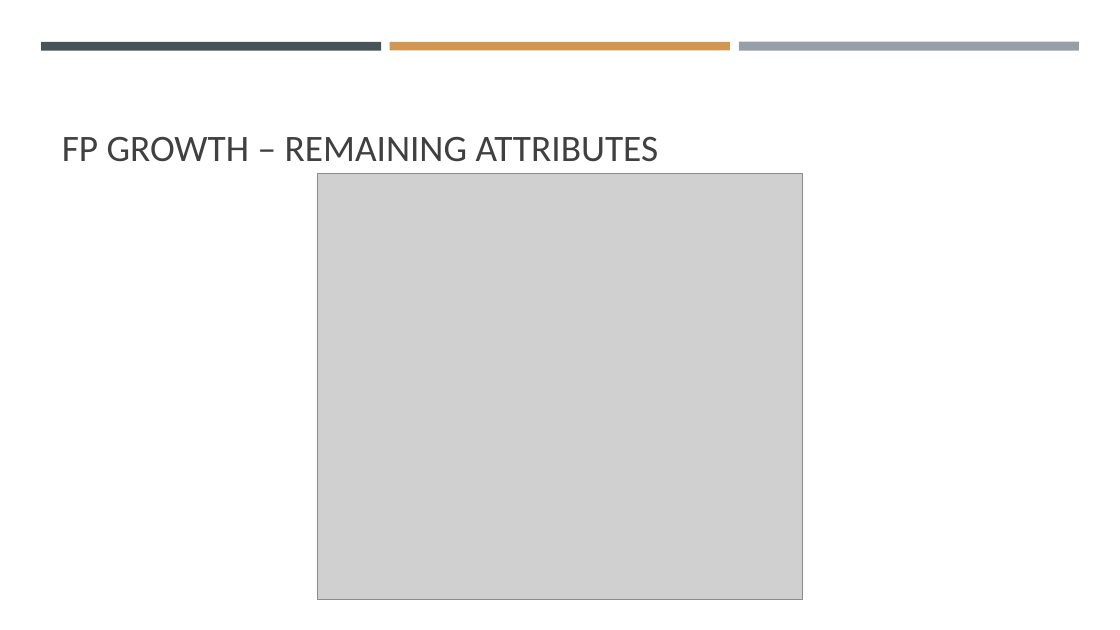
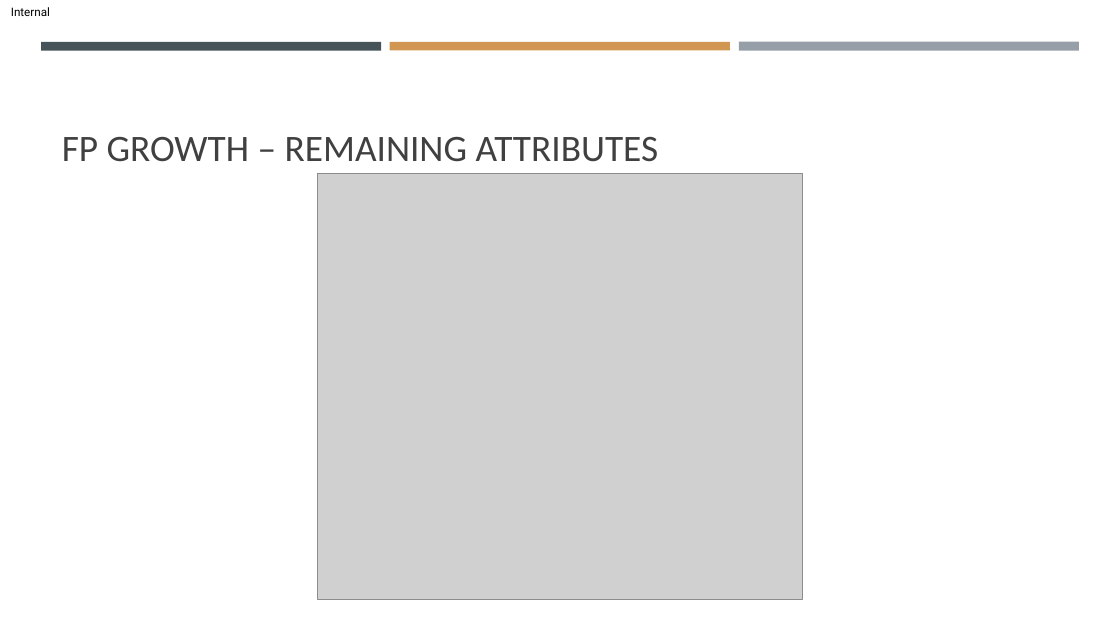
Before and after one commit to SvenWeiss-HDM/Classification, a slide deck: slide 11 of HDM Data Science v0226.pptx (slide 9 before the commit). Drawn at 1120x630 pixels with LibreOffice and Linux fonts; fonts in the diff are those of the drawing; grey boxes stand for pictures. Boxes give left, top, right and bottom in pixels: in the first picture for what was removed or moved away, otherwise in the second. Text is boxed around its words. In the diff, an @@ line names an element or a change of style, - is before the commit and + after.

```diff
--- a/HDM Data Science v0226.pptx
+++ b/HDM Data Science v0226.pptx
@@ text added at (11,7,50,16), 10 pt, text #000000 @@
+Internal
```
Also in this commit, not shown: 15 other slides changed, 7 slides added.
